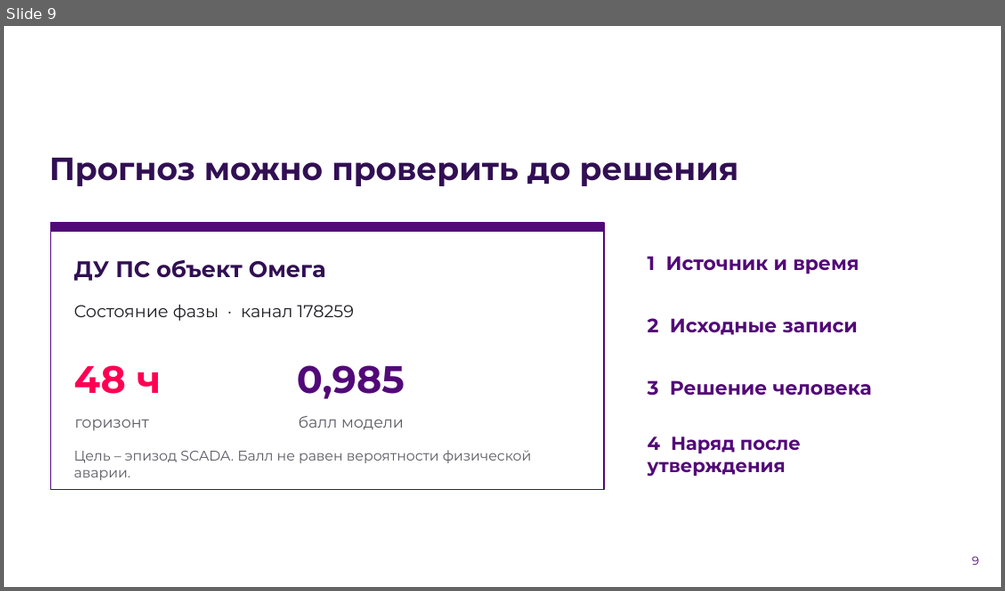
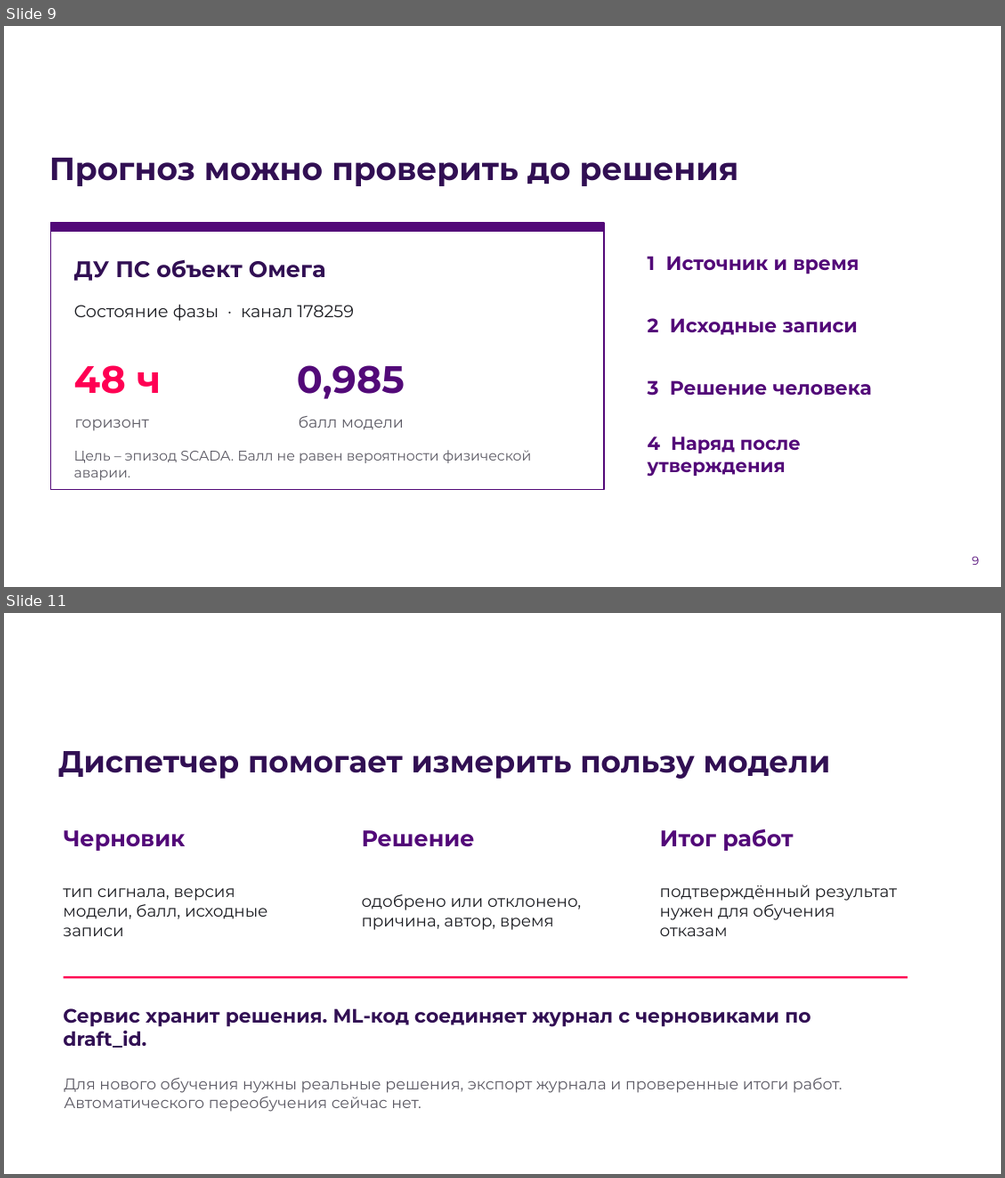
Before and after one commit to MonaCCi111/lct2, a slide deck: docs/submission/Dolos_LCT2026_final.pptx. Shown one above the other, each under a label of ours: slide 9 before the commit, slides 9 and 11 after it; the slides between them are not shown. The pictures are 1005x591 and 1005x1178 pixels, drawn with LibreOffice and Linux fonts; fonts in the diff are those of the drawing; background and template pictures are left out. Boxes give left, top, right and bottom in pixels: in the first picture for what was removed or moved away, otherwise in the second. Text is boxed around its words. In the diff, an @@ line names an element or a change of style, - is before the commit and + after.

```diff
--- a/docs/submission/Dolos_LCT2026_final.pptx
+++ b/docs/submission/Dolos_LCT2026_final.pptx
@@ slide 11 added at <box>4,613,1001,1174</box>, background picture (left out) @@
@@ text added at <box>58,751,831,779</box>, 29.2 pt, text #310F53, bold @@
+Диспетчер помогает измерить пользу модели
@@ text added at <box>64,830,186,851</box>, 21.8 pt, text #520978, bold @@
+Черновик
@@ text added at <box>362,830,475,847</box>, 21.8 pt, text #520978, bold @@
+Решение
@@ text added at <box>660,829,793,851</box>, 21.8 pt, text #520978, bold @@
+Итог работ
@@ text added at <box>63,888,268,936</box>, 15.8 pt, text #1C1D22 @@
+тип сигнала, версия модели, балл, исходные записи
@@ text added at <box>362,894,581,930</box>, 15.8 pt, text #1C1D22 @@
+одобрено или отклонено, причина, автор, время
@@ text added at <box>660,884,897,936</box>, 15.8 pt, text #1C1D22 @@
+подтверждённый результат нужен для обучения отказам
@@ rectangle added at <box>63,976,907,978</box>, fill #FF0053 @@
@@ text added at <box>63,1008,810,1047</box>, 18.8 pt, text #310F53, bold @@
+Сервис хранит решения. ML-код соединяет журнал с черновиками по draft_id.
@@ text added at <box>64,1078,96,1092</box>, 16.5 pt, text #FFFFFF, bold @@
+ДАННЫЕ ДЛЯ СЛЕДУЮЩЕЙ ВЕРСИИ
@@ text added at <box>64,1078,842,1111</box>, 15 pt, text #5D5B65 @@
+Для нового обучения нужны реальные решения, экспорт журнала и проверенные итоги работ. Автоматического переобучения сейчас нет.
@@ text added at <box>955,1138,979,1157</box>, 11.2 pt, text #FFFFFF @@
+11
```
Also in this commit, not shown: 10 slides changed, 4 other slides added, 2 other files.
